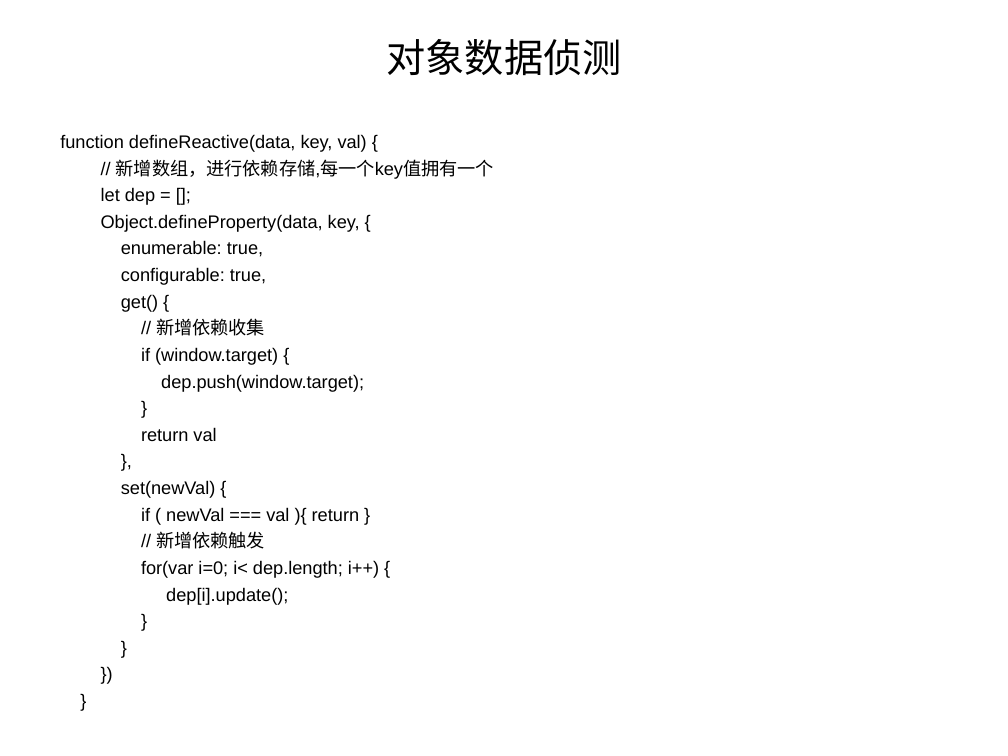
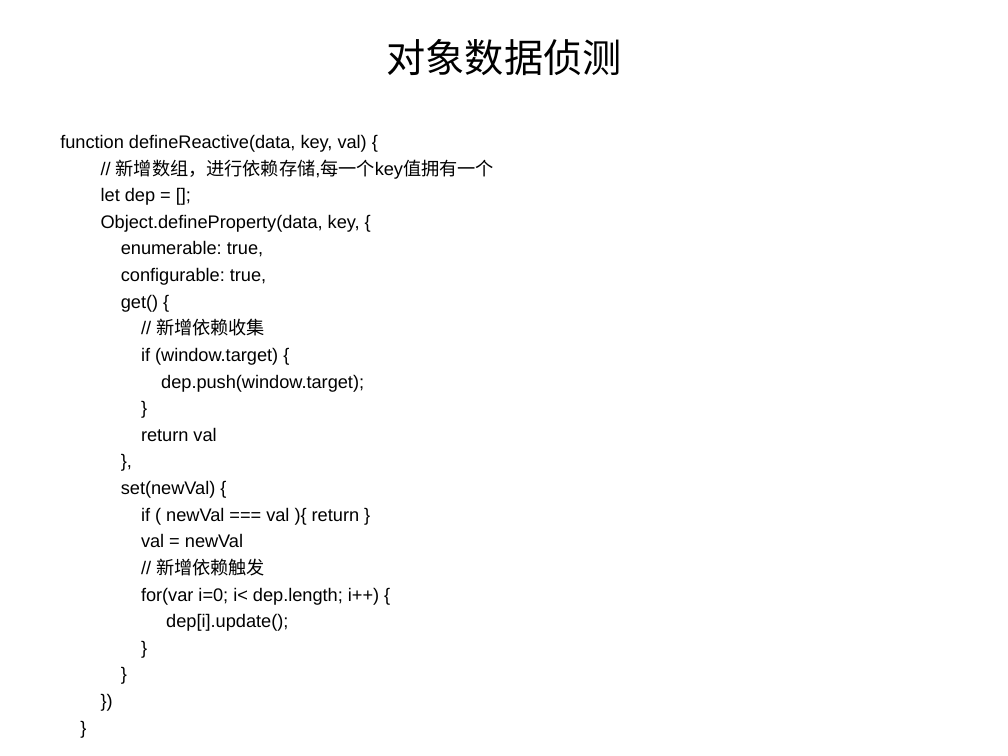
Before and after one commit to liyanjunCode/miniPrograme, a slide deck: slide 6 of vue.ppt (slide 8 before the commit). Drawn at 1008x756 pixels with LibreOffice and Linux fonts; fonts in the diff are those of the drawing. Boxes give left, top, right and bottom in pixels: in the first picture for what was removed or moved away, otherwise in the second. Text is boxed around its words. In the diff, an @@ line names an element or a change of style, - is before the commit and + after.

```diff
--- a/vue.ppt
+++ b/vue.ppt
@@ text at (x1=141, y1=533, x2=243, y2=547): paragraph added @@
+val = newVal
```
Also in this commit, not shown: 7 other slides changed, 10 slides added, 4 slides removed, 1 other file.
